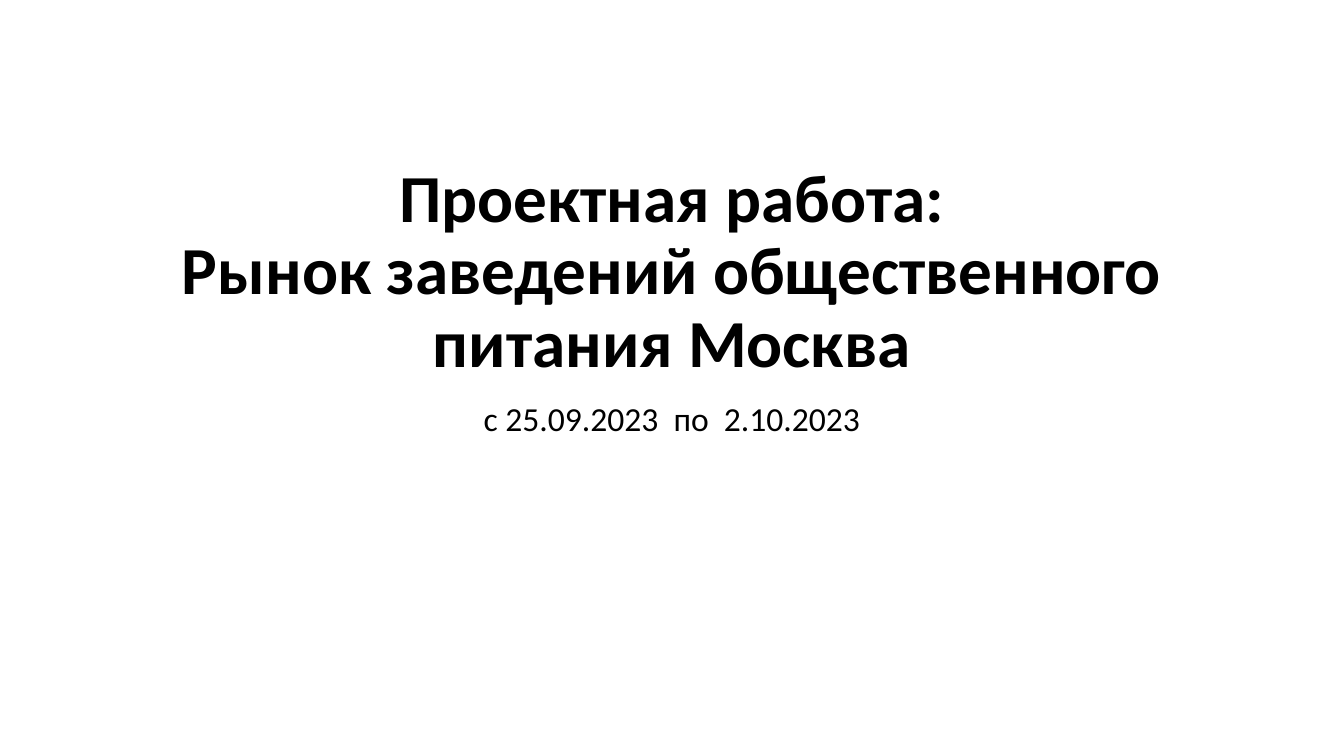
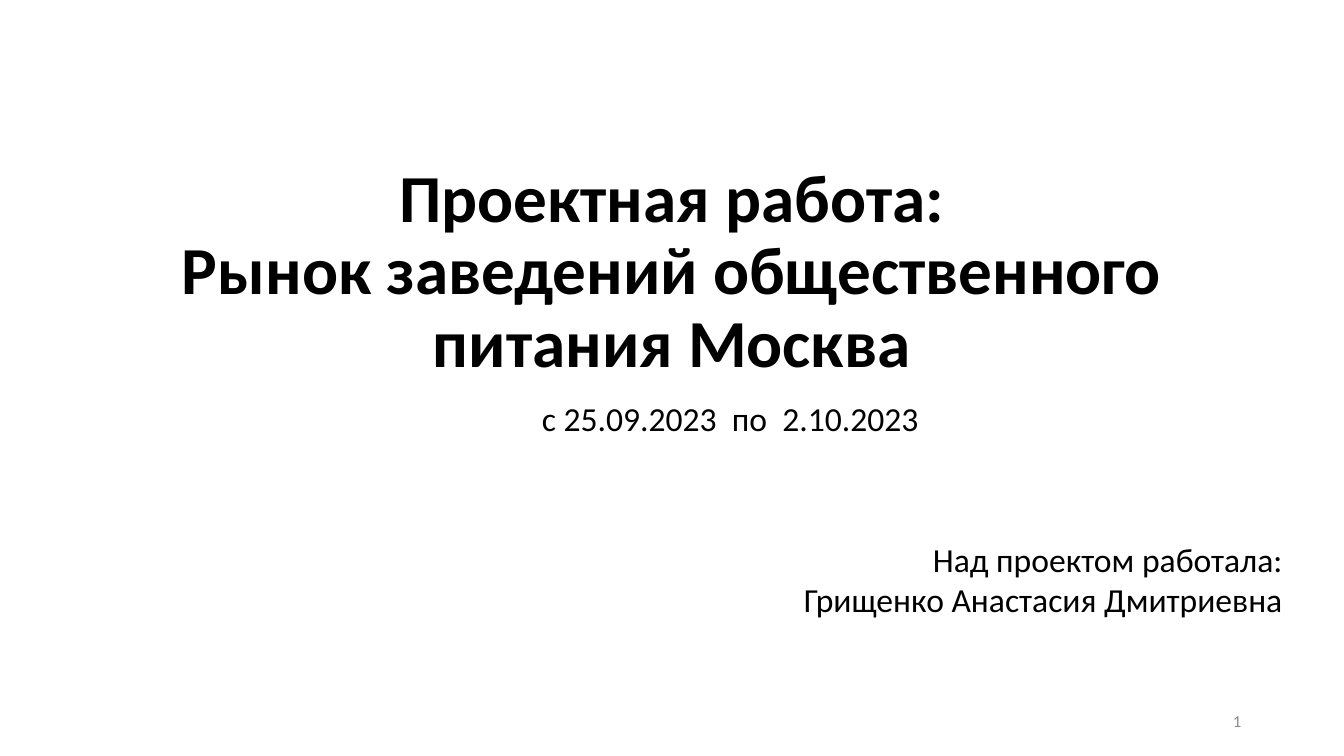
Before and after one commit to Isupik/practicum_yandex, a slide deck: slide 1 of Проектная работа.pptx. Drawn at 1344x756 pixels with LibreOffice and Linux fonts; fonts in the diff are those of the drawing. Boxes give left, top, right and bottom in pixels: in the first picture for what was removed or moved away, otherwise in the second. Text is boxed around its words. In the diff, an @@ line names an element or a change of style, - is before the commit and + after.

```diff
--- a/Проектная работа.pptx
+++ b/Проектная работа.pptx
@@ subtitle at (804, 549, 1282, 618): paragraphs added @@
+Над проектом работала:
+Грищенко Анастасия Дмитриевна
@@ page number added at (1233, 716, 1241, 727), 12 pt, text #8C8C8C @@
+1
```
Also in this commit, not shown: 13 other slides changed, 1 slide added.
